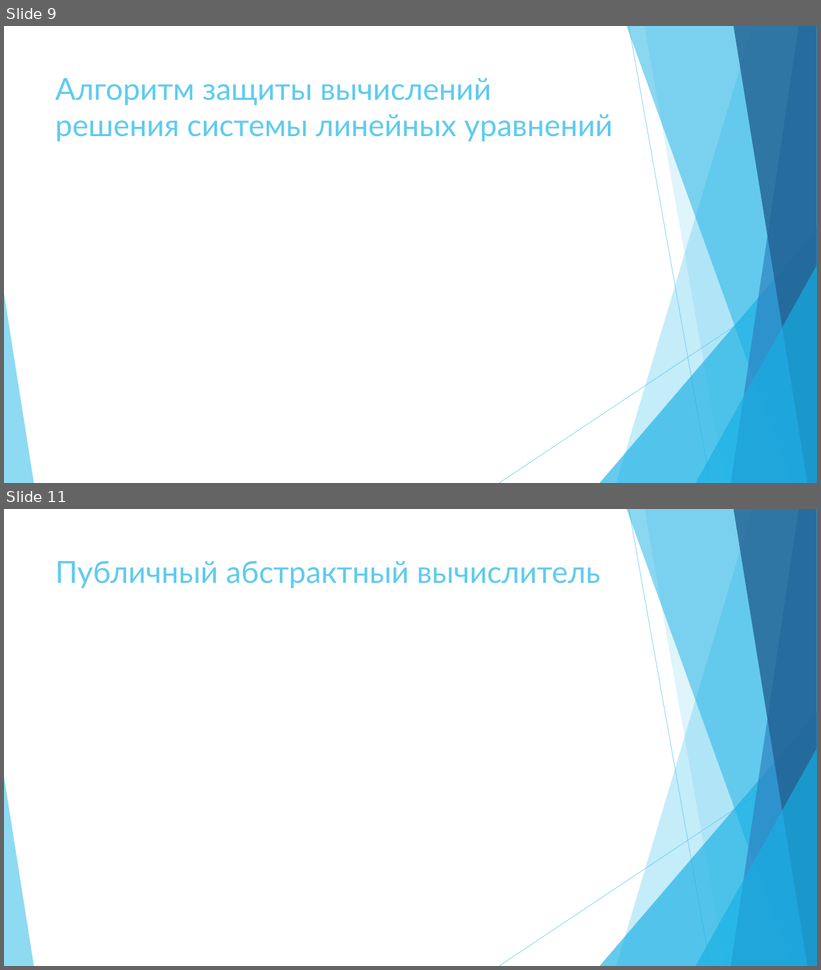
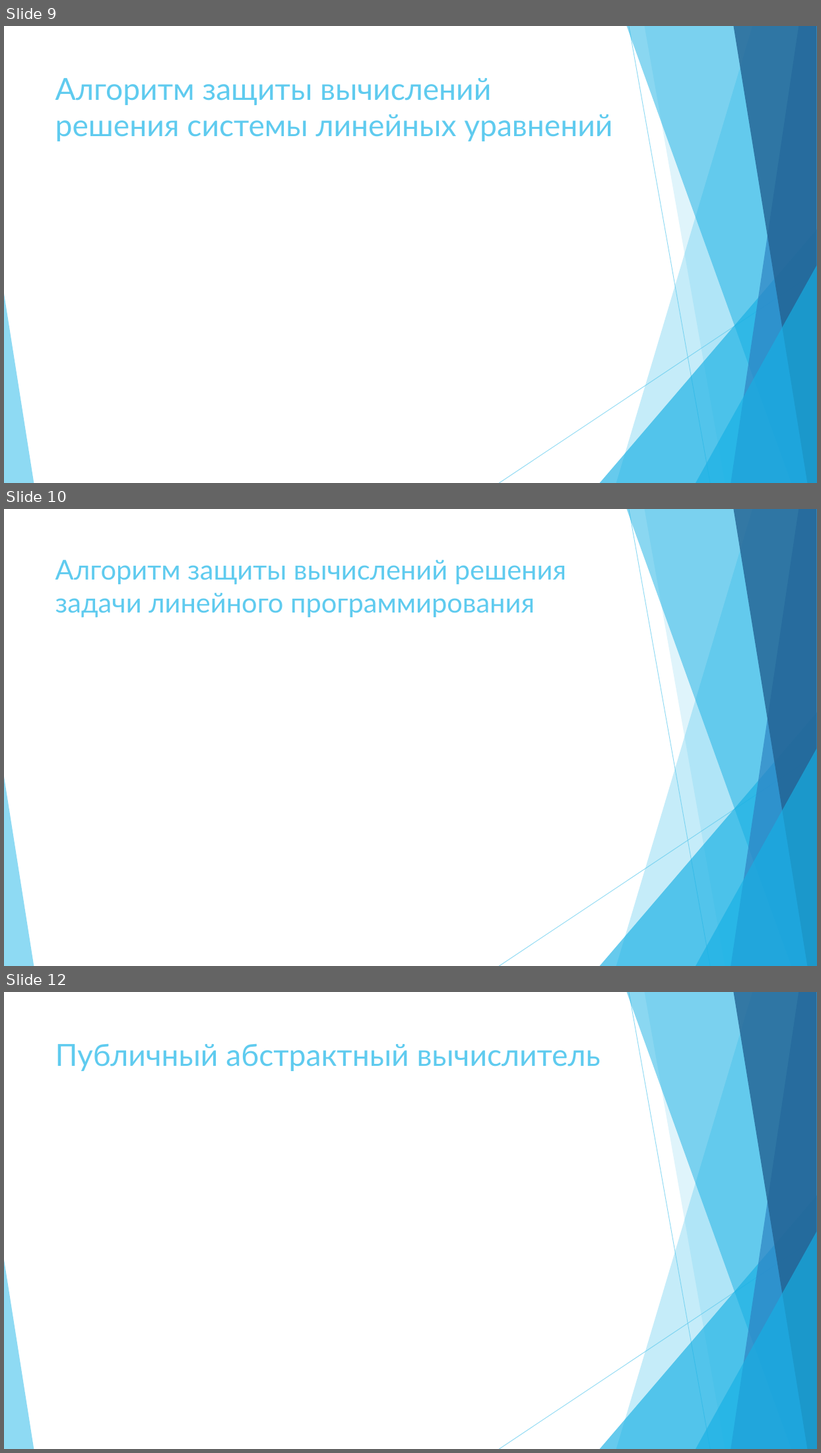
Before and after one commit to dprotopopov/cc, a slide deck: Обработка приватных данных на публичных вычислительных сетях.pptx. Shown one above the other, each under a label of ours: slides 9 and 11 before the commit, slides 9, 10 and 12 after it; the slides between them are not shown. The pictures are 821x970 and 821x1453 pixels, drawn with LibreOffice and Linux fonts; fonts in the diff are those of the drawing; grey boxes stand for pictures. Boxes give left, top, right and bottom in pixels: in the first picture for what was removed or moved away, otherwise in the second. Text is boxed around its words. In the diff, an @@ line names an element or a change of style, - is before the commit and + after.

```diff
--- a/Обработка приватных данных на публичных вычислительных сетях.pptx
+++ b/Обработка приватных данных на публичных вычислительных сетях.pptx
@@ slide 10 added at (x1=4, y1=509, x2=817, y2=966), background #FFFFFF; not listed: 10 template elements that a slide beside it also shows @@
@@ title added at (x1=55, y1=560, x2=566, y2=618), 32.4 pt, text #5FCBEF @@
+Алгоритм защиты вычислений решения задачи линейного программирования
@@ what was slide 11 is now slide 12 @@
```
Also in this commit, not shown: 1 slide changed, 3 other files.
